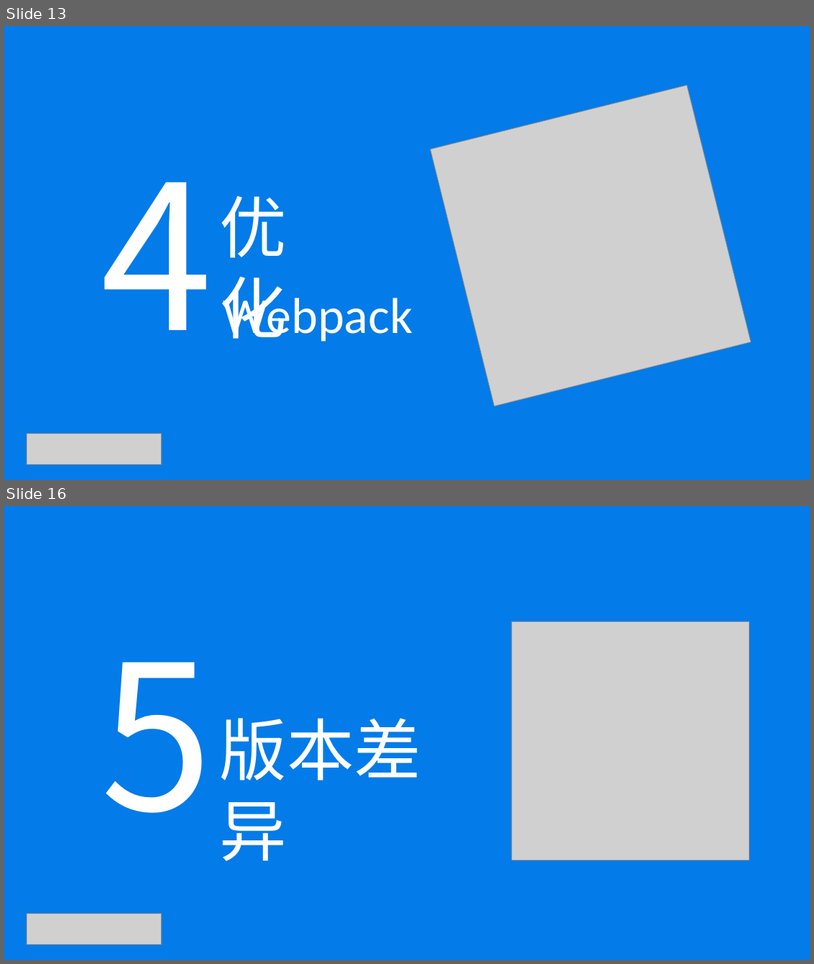
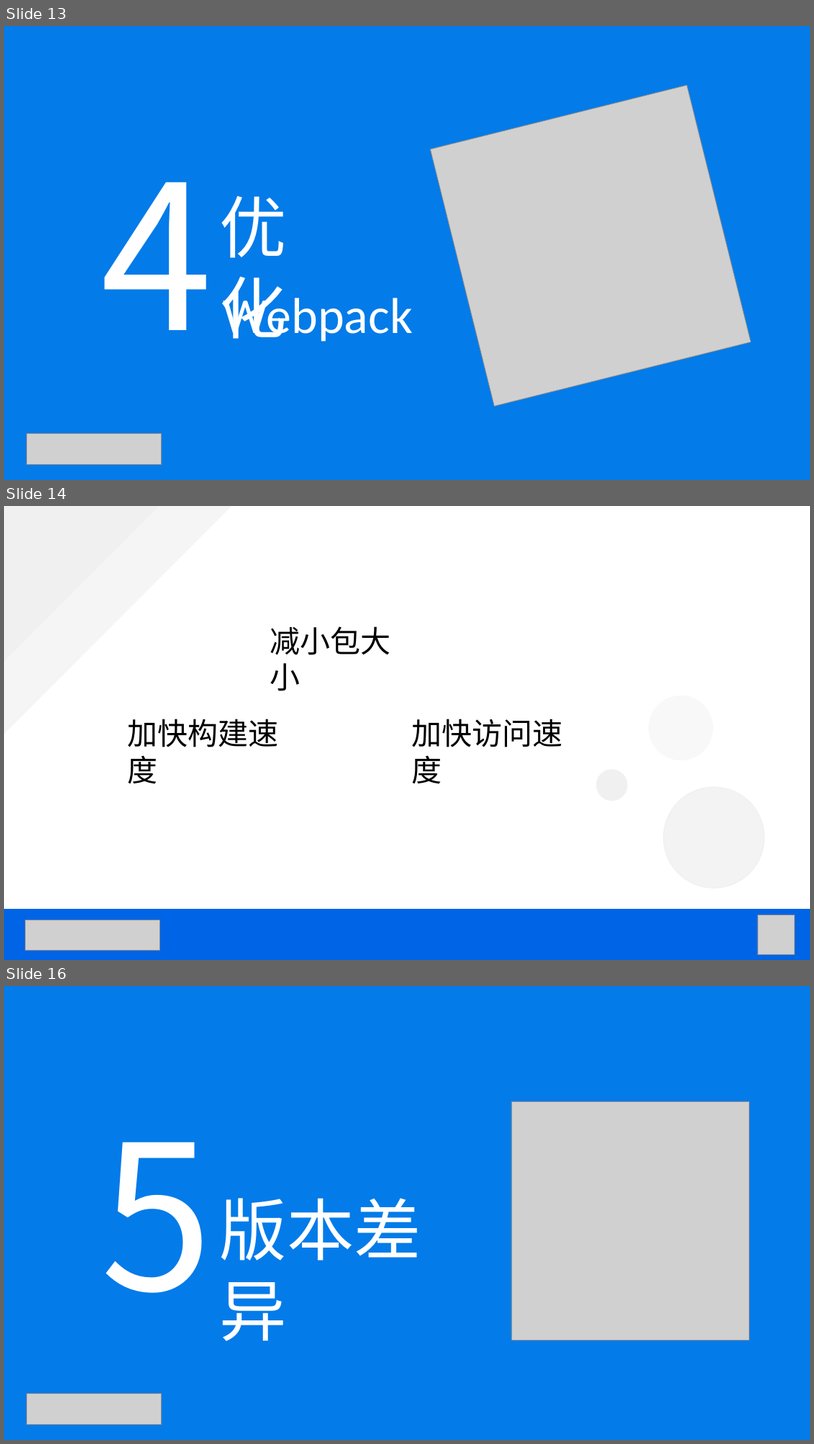
Before and after one commit to h23/Webpack, a slide deck: Webpack4-从零开始搭建React项目.pptx. Shown one above the other, each under a label of ours: slides 13 and 16 before the commit, slides 13, 14 and 16 after it; the slides between them are not shown. The pictures are 814x964 and 814x1444 pixels, drawn with LibreOffice and Linux fonts; fonts in the diff are those of the drawing; grey boxes stand for pictures. Boxes give left, top, right and bottom in pixels: in the first picture for what was removed or moved away, otherwise in the second. Text is boxed around its words. In the diff, an @@ line names an element or a change of style, - is before the commit and + after.

```diff
--- a/Webpack4-从零开始搭建React项目.pptx
+++ b/Webpack4-从零开始搭建React项目.pptx
@@ slide 14 added at (4,506,810,960), background #FFFFFF @@
@@ freeform shape added at (4,506,232,734), fill #F5F5F5 @@
@@ freeform shape added at (4,506,160,662), fill #F0F0F0 @@
@@ text added at (270,626,391,691), 36 pt, text #000000 @@
+减小包大小
@@ ellipse added at (649,695,714,760), fill #F8F8F8 @@
@@ text added at (127,718,278,784), 36 pt, text #000000 @@
+加快构建速度
@@ text added at (412,718,563,784), 36 pt, text #000000 @@
+加快访问速度
@@ ellipse added at (597,769,628,800), fill #F0F0F0 @@
@@ ellipse added at (664,787,765,888), fill #F3F3F3, outline #F0F0F0 1 pt @@
@@ rectangle added at (4,909,810,960), fill #0064E6 @@
@@ picture added at (758,915,795,955) @@
@@ picture added at (25,920,160,950) @@
```
Also in this commit, not shown: 1 slide changed, 1 slide removed, 58 other files.
